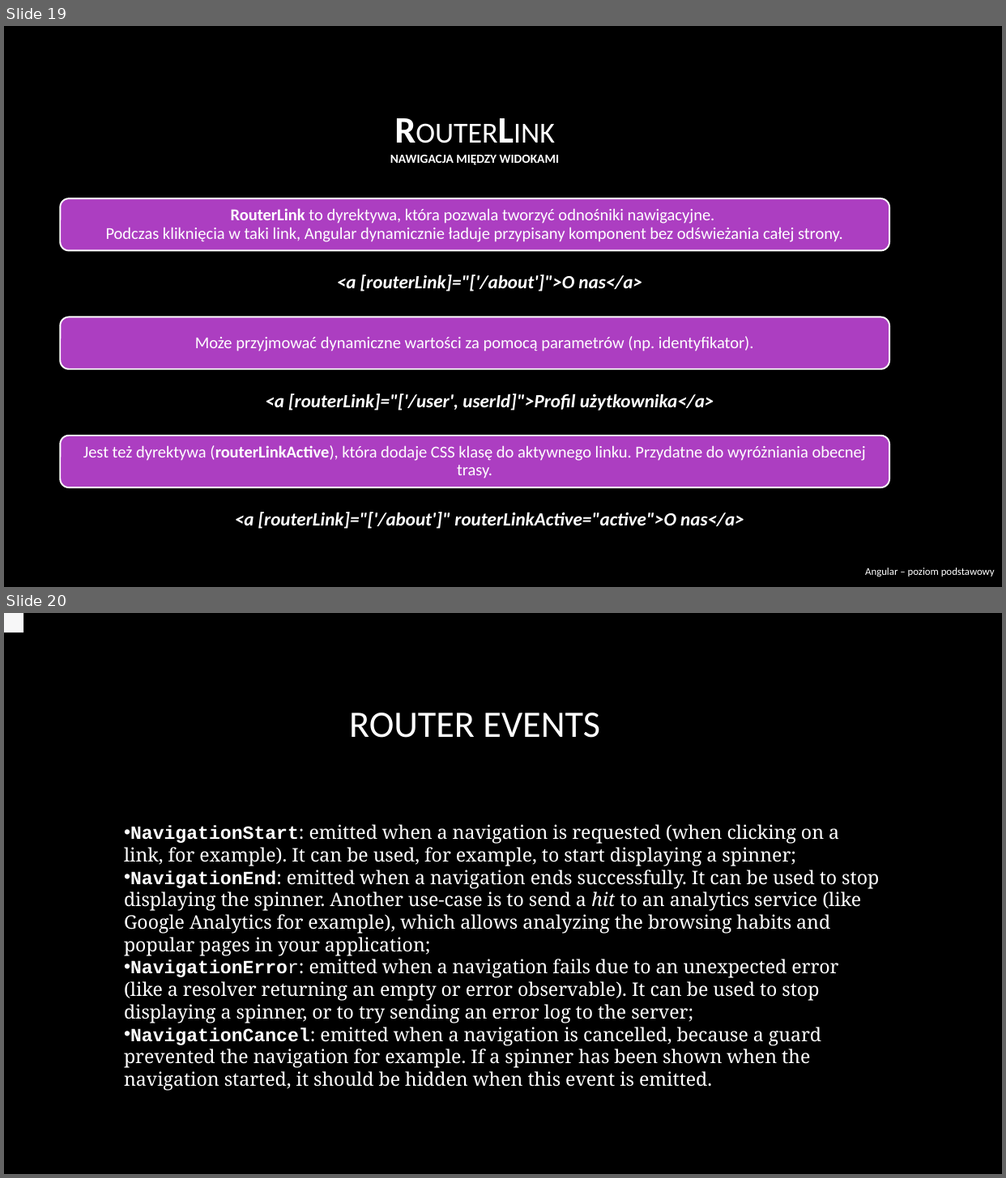
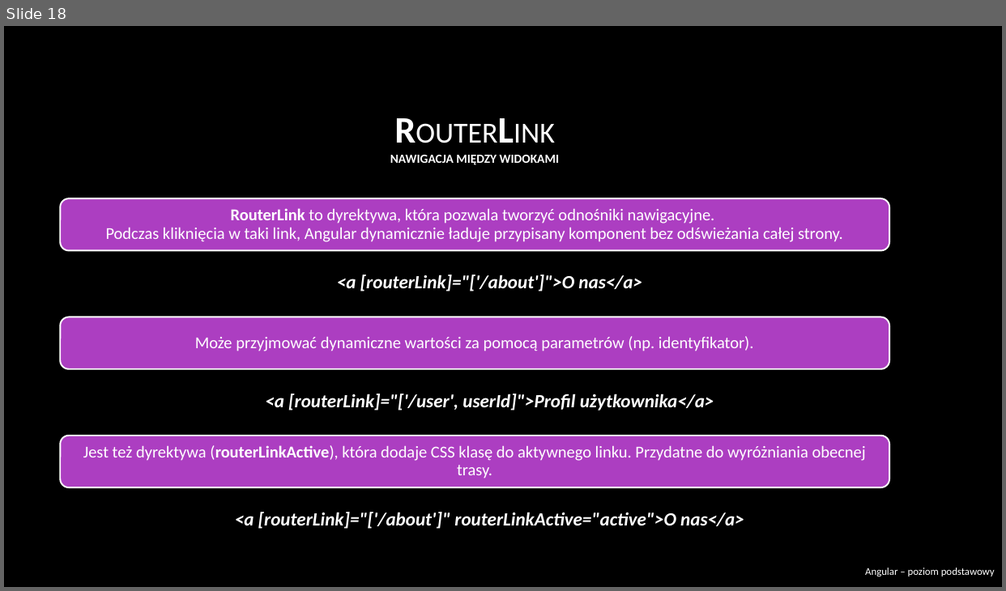
Before and after one commit to RafalSzczuka/angular-course-pfr, a slide deck: prezentacja/prezentacja/Angular beginner.pptx. Shown one above the other, each under a label of ours: slides 19 and 20 before the commit, slide 18 after it. The pictures are 1006x1178 and 1006x591 pixels, drawn with LibreOffice and Linux fonts; fonts in the diff are those of the drawing; background and template pictures are left out. Boxes give left, top, right and bottom in pixels: in the first picture for what was removed or moved away, otherwise in the second. Text is boxed around its words. In the diff, an @@ line names an element or a change of style, - is before the commit and + after.

```diff
--- a/prezentacja/prezentacja/Angular beginner.pptx
+++ b/prezentacja/prezentacja/Angular beginner.pptx
@@ slide 20 removed at <box>4,613,1002,1174</box>, background picture (left out) @@
@@ rectangle removed at <box>4,613,23,632</box> @@
@@ title removed at <box>349,713,600,738</box> @@
-ROUTER EVENTS
@@ text removed at <box>124,824,879,1091</box> @@
-• NavigationStart: emitted when a navigation is requested (when clicking on a link, for example). It can be used, for example, to start displaying a spinner;
-• NavigationEnd: emitted when a navigation ends successfully. It can be used to stop displaying the spinner. Another use-case is to send a hit to an analytics service (like Google Analytics for example), which allows analyzing the browsing habits and popular pages in your application;
-• NavigationError: emitted when a navigation fails due to an unexpected error (like a resolver returning an empty or error observable). It can be used to stop displaying a spinner, or to try sending an error log to the server;
-• NavigationCancel: emitted when a navigation is cancelled, because a guard prevented the navigation for example. If a spinner has been shown when the navigation started, it should be hidden when this event is emitted.
@@ what was slide 19 is now slide 18 @@
```
Also in this commit, not shown: 17 slides changed, 2 slides added, 2 other slides removed, 2 other files.
